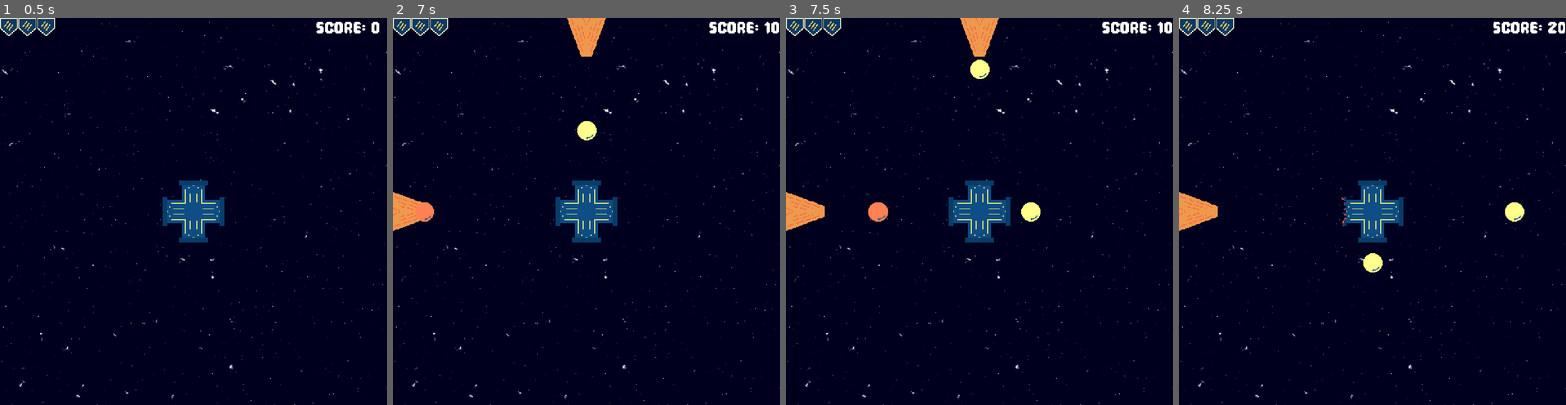
Above: before the commit, frames 1-4 (left to right).
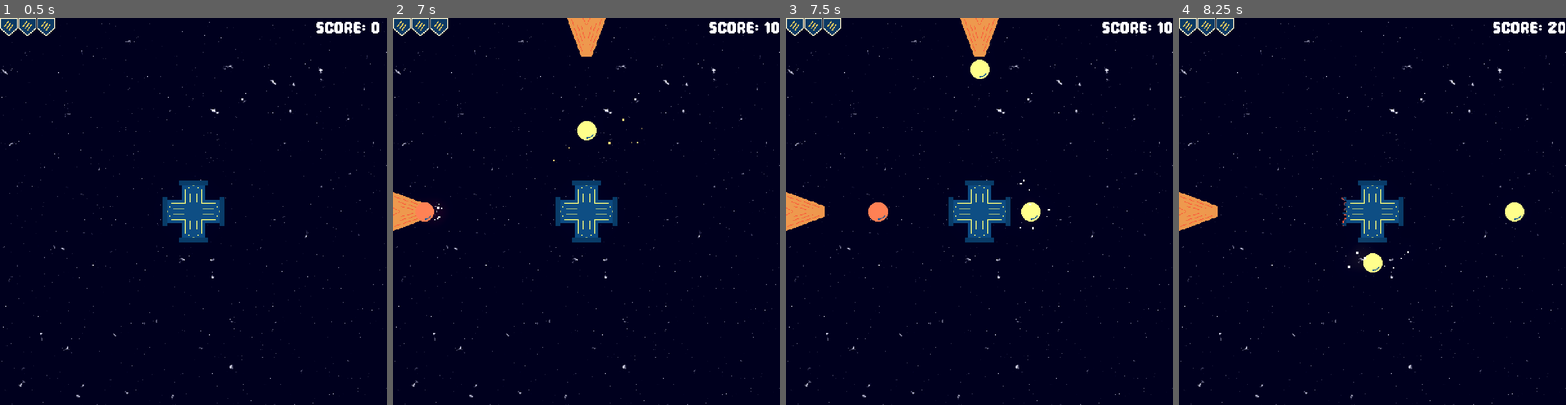
Above: after the commit, the same moments.

Repository: skain/incremental-outpost
Game: Godot game, scene res://scenes/main.tscn
Same seed, same stepped clock (60 frames per second), same inputs: the game is played once before the commit and once after it.
Inputs:
- Up to frame 1 (0.5 s): no input
- Up to frame 2 (7 s): tap Enter (start_game) at 0.5, 1.35, 2.85, 4.35, 5.85 s; hold Right (fire_right) 0.53-1.28 s; hold Enter (start_game) 0.53-1.28 s; hold Down (fire_down) 1.28-2.03 s; hold Right (fire_right) 2.03-2.78 s; hold Enter (start_game) 2.03-2.78 s; hold Up (fire_up) 2.78-3.53 s; hold Enter (start_game) 3.53-4.28 s; hold Left (fire_left) 3.53-5.03 s; hold Down (fire_down) 5.03-5.78 s; hold Enter (start_game) 5.03-5.78 s; hold Right (fire_right) 5.78-6.53 s; hold Up (fire_up) from 6.53 s (still down); hold Enter (start_game) from 6.53 s (still down)
- Up to frame 3 (7.5 s): release Up (fire_up) at 7.28 s; release Enter (start_game) at 7.28 s; hold Right (fire_right) from 7.28 s (still down); tap Enter (start_game) at 7.35 s
- Up to frame 4 (8.25 s): release Right (fire_right) at 8.03 s; hold Down (fire_down) from 8.03 s (still down); hold Enter (start_game) from 8.03 s (still down)

Frame 1 is identical in both runs. In frame 2, less than 0.1% of the frame differs, in the area x 10-65%, y 26-53%; in frame 3, less than 0.1%; in frame 4, less than 0.1%.

Commit message:
muzzle flash

Diff:
--- a/scenes/cannon.tscn
+++ b/scenes/cannon.tscn
@@ -4,6 +4,7 @@
 [ext_resource type="Texture2D" uid="uid://bcucr2yj5l30l" path="res://assets/Cannon.png" id="1_xuqfy"]
 [ext_resource type="AudioStream" uid="uid://bma2jj20i0mew" path="res://assets/sounds/8-bit Sound Library/Shoot_02.wav" id="3_yjxeu"]
 [ext_resource type="AudioStream" uid="uid://b7hx5efsubi5v" path="res://assets/sounds/8-bit Sound Library/Explosion_02.wav" id="4_jfr8q"]
+[ext_resource type="PackedScene" uid="uid://bkgov81stuqku" path="res://scenes/muzzle_flash.tscn" id="5_0285d"]
 
 [sub_resource type="RectangleShape2D" id="RectangleShape2D_pxhkx"]
 size = Vector2(28, 2)
@@ -28,4 +29,7 @@
 stream = ExtResource("4_jfr8q")
 bus = &"SoundFx"
 
+[node name="MuzzleFlash" parent="." unique_id=2020624600 instance=ExtResource("5_0285d")]
+flash_color = Color(0.95686275, 0.827451, 0.36862746, 1)
+
 [connection signal="area_entered" from="." to="." method="_on_area_entered"]
--- a/scenes/enemy.tscn
+++ b/scenes/enemy.tscn
@@ -5,6 +5,7 @@
 [ext_resource type="AudioStream" uid="uid://30n5ehy3il2a" path="res://assets/sounds/8-bit Sound Library/Shoot_01.wav" id="3_4ra3w"]
 [ext_resource type="AudioStream" uid="uid://ck3bxuak0ycbf" path="res://assets/sounds/8-bit Sound Library/Explosion_00.wav" id="4_5uy6h"]
 [ext_resource type="AudioStream" uid="uid://ctfkha5v65008" path="res://assets/sounds/8-bit Sound Library/Hit_01.wav" id="5_c4w8v"]
+[ext_resource type="PackedScene" uid="uid://bkgov81stuqku" path="res://scenes/muzzle_flash.tscn" id="6_xwavj"]
 
 [sub_resource type="RectangleShape2D" id="RectangleShape2D_md0e3"]
 size = Vector2(38, 64)
@@ -14,6 +15,9 @@
 collision_layer = 4
 collision_mask = 8
 script = ExtResource("1_md0e3")
+base_shoot_delay = null
+base_shoot_chance = null
+base_revive_delay = null
 
 [node name="Sprite2D" type="Sprite2D" parent="." unique_id=606885093]
 texture = ExtResource("2_md0e3")
@@ -39,6 +43,10 @@
 stream = ExtResource("5_c4w8v")
 bus = &"SoundFx"
 
+[node name="MuzzleFlash" parent="." unique_id=2020624600 instance=ExtResource("6_xwavj")]
+position = Vector2(0, -30)
+flash_color = Color(0.9764706, 0.34117648, 0.21960784, 1)
+
 [connection signal="area_entered" from="." to="." method="_on_area_entered"]
 [connection signal="timeout" from="ReviveTimer" to="." method="_on_revive_timer_timeout"]
 [connection signal="timeout" from="ShootTimer" to="." method="_on_shoot_timer_timeout"]
--- /dev/null
+++ b/scenes/muzzle_flash.tscn
@@ -0,0 +1,35 @@
+[gd_scene format=3 uid="uid://bkgov81stuqku"]
+
+[ext_resource type="Script" uid="uid://d0pg51fthyw1t" path="res://scripts/muzzle_flash.gd" id="1_r2kf7"]
+
+[sub_resource type="Gradient" id="Gradient_yjv0y"]
+colors = PackedColorArray(1, 1, 1, 1, 1, 1, 1, 0)
+
+[sub_resource type="GradientTexture1D" id="GradientTexture1D_r2kf7"]
+gradient = SubResource("Gradient_yjv0y")
+
+[sub_resource type="ParticleProcessMaterial" id="ParticleProcessMaterial_r243d"]
+resource_local_to_scene = true
+particle_flag_disable_z = true
+direction = Vector3(0, -1, 0)
+spread = 71.321
+initial_velocity_min = 100.4
+initial_velocity_max = 194.81999
+gravity = Vector3(0, 0, 0)
+damping_min = 500.00003
+damping_max = 500.00003
+scale_min = 3.0
+scale_max = 8.0
+color = Color(1.8977889, 0.69504464, 0.46488988, 1)
+color_ramp = SubResource("GradientTexture1D_r2kf7")
+
+[node name="MuzzleFlash" type="Node2D" unique_id=2020624600]
+script = ExtResource("1_r2kf7")
+
+[node name="GPUParticles2D" type="GPUParticles2D" parent="." unique_id=1039120399]
+emitting = false
+lifetime = 0.5
+one_shot = true
+explosiveness = 1.0
+collision_base_size = 0.0
+process_material = SubResource("ParticleProcessMaterial_r243d")
--- a/scripts/cannon.gd
+++ b/scripts/cannon.gd
@@ -9,6 +9,7 @@
 @onready var collision_shape_2d: CollisionShape2D = $CollisionShape2D
 @onready var fire_audio_player: AudioStreamPlayer2D = $FireAudioPlayer
 @onready var hit_audio_player: AudioStreamPlayer2D = $HitAudioPlayer
+@onready var muzzle_flash: MuzzleFlash = $MuzzleFlash
 
 @export var fire_rate: float = 0.2
 
@@ -40,6 +41,7 @@
 	projectile.global_position =  global_position
 	projectile.setup(fire_direction)
 	fire_audio_player.play()
+	muzzle_flash.emit_flash()
 
 	can_fire = false  # Prevent further firing
 	await get_tree().create_timer(fire_rate).timeout  # Wait for fire_rate seconds
--- a/scripts/enemy.gd
+++ b/scripts/enemy.gd
@@ -15,6 +15,7 @@
 @onready var shoot_player: AudioStreamPlayer2D = $ShootPlayer
 @onready var hit_player: AudioStreamPlayer2D = $HitPlayer
 @onready var revive_player: AudioStreamPlayer2D = $RevivePlayer
+@onready var muzzle_flash: MuzzleFlash = $MuzzleFlash
 
 var enemy_level := 1
 var disable_decay_factor := .9
@@ -73,6 +74,7 @@
 	#negative transform.y is the direction the sprite is facing
 	projectile.setup(-transform.y.round())
 	shoot_player.play()
+	muzzle_flash.emit_flash()
 	#print("enemy fired")
 
 func _on_shoot_timer_timeout() -> void:
--- /dev/null
+++ b/scripts/muzzle_flash.gd
@@ -0,0 +1,12 @@
+extends Node2D
+class_name MuzzleFlash
+
+@export var flash_color := Color.from_string("f95738", Color.WHITE)
+
+@onready var gpu_particles_2d: GPUParticles2D = $GPUParticles2D
+
+func _ready() -> void:
+	gpu_particles_2d.process_material.color = flash_color * 4.0
+
+func emit_flash() -> void:
+	gpu_particles_2d.emitting = true
Not shown, added: scripts/muzzle_flash.gd.uid
